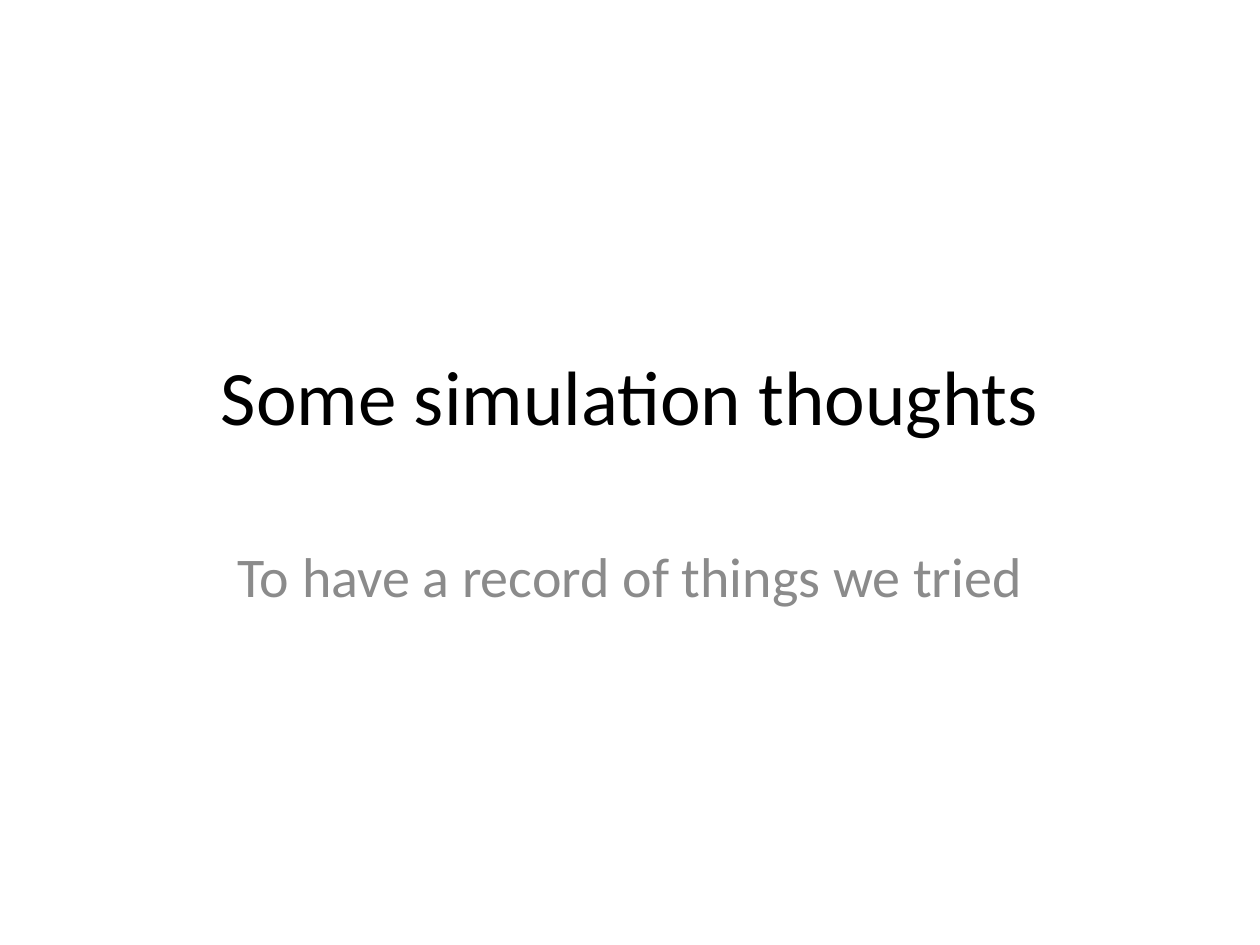
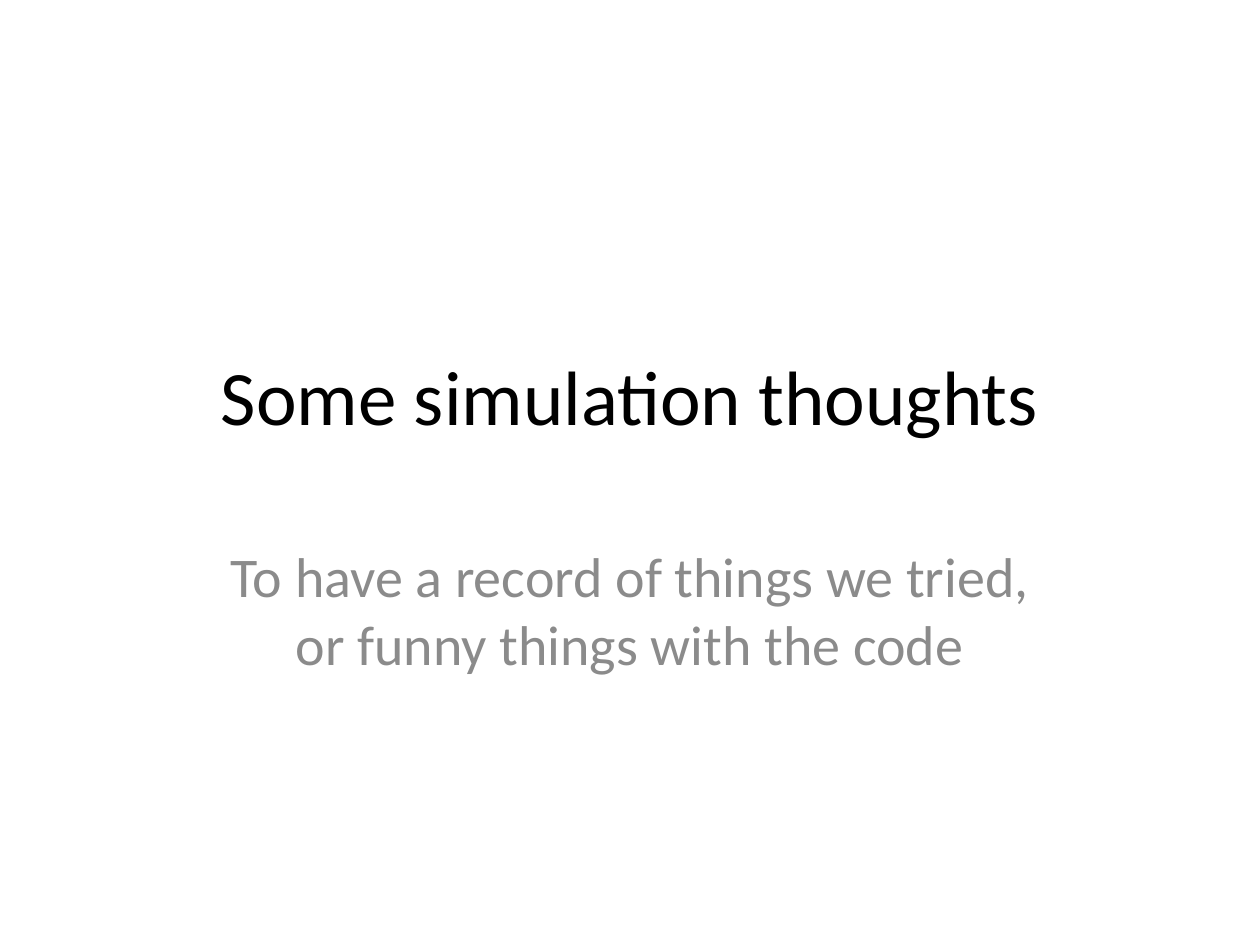
Before and after one commit to WaresLab/QuBar, a slide deck: slide 1 of simulation thoughts.pptx. Drawn at 1260x945 pixels with LibreOffice and Linux fonts; fonts in the diff are those of the drawing. Boxes give left, top, right and bottom in pixels: in the first picture for what was removed or moved away, otherwise in the second. Text is boxed around its words. In the diff, an @@ line names an element or a change of style, - is before the commit and + after.

```diff
--- a/simulation thoughts.pptx
+++ b/simulation thoughts.pptx
@@ subtitle at box(231, 558, 1028, 675): text changed @@
-To have a record of things we tried
+To have a record of things we tried, or funny things with the code
```
Also in this commit, not shown: 1 slide added, 5 other files.
